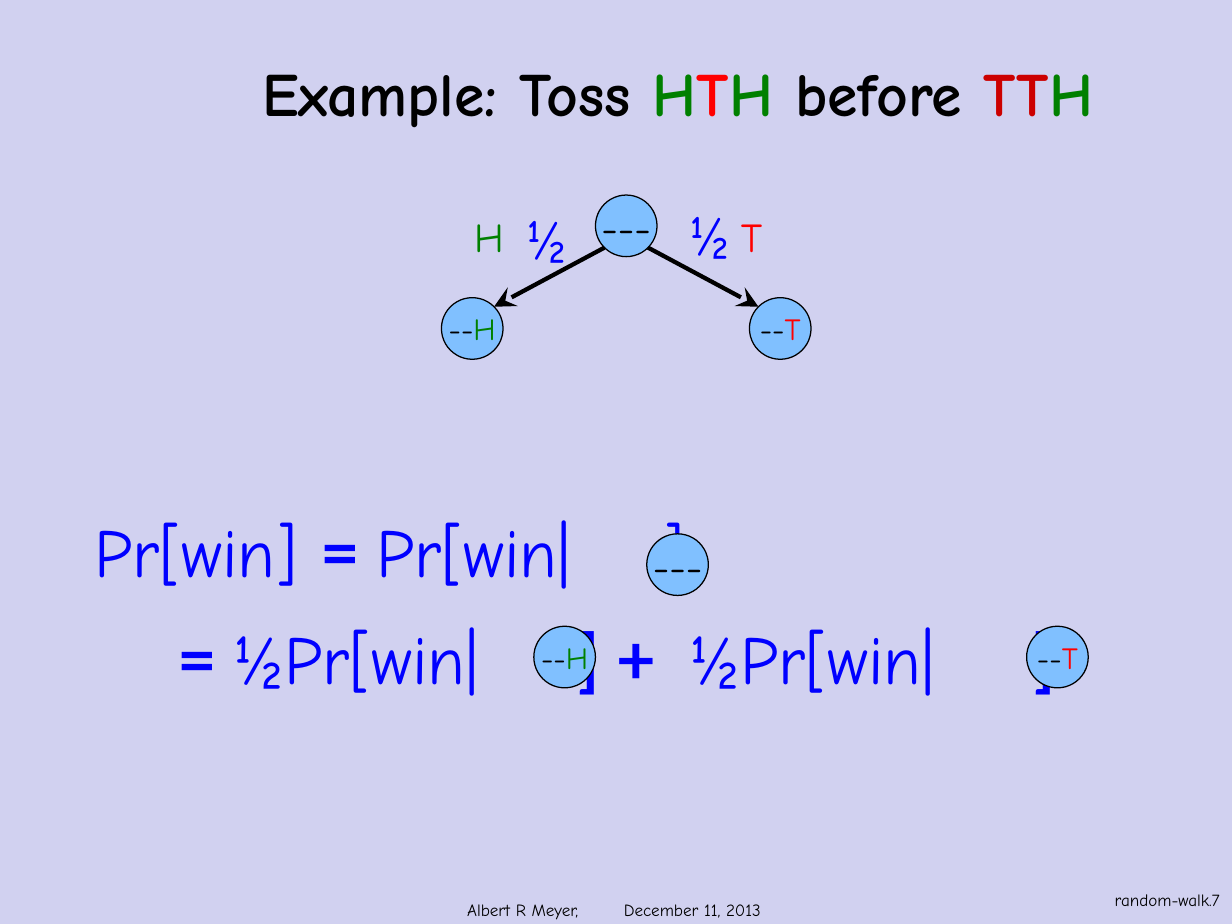
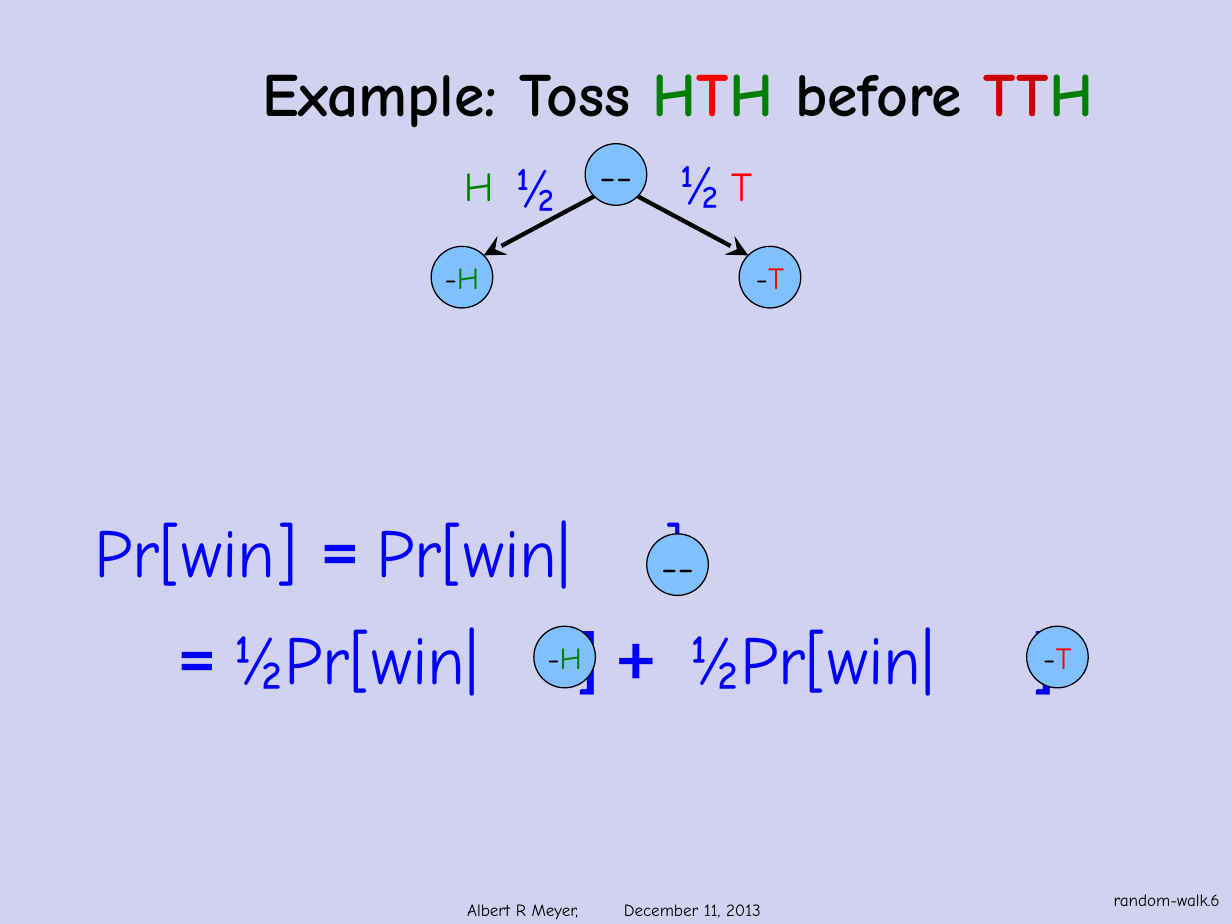
Before and after one commit to armeyer/mcs_web, a slide deck: slide 6 of fall13/slidesF13/random-walks.pptx (slide 7 before the commit). Drawn at 1232x924 pixels with LibreOffice and Linux fonts; fonts in the diff are those of the drawing; background and template pictures are left out. Boxes give left, top, right and bottom in pixels: in the first picture for what was removed or moved away, otherwise in the second. Text is boxed around its words. In the diff, an @@ line names an element or a change of style, - is before the commit and + after.

```diff
--- a/fall13/slidesF13/random-walks.pptx
+++ b/fall13/slidesF13/random-walks.pptx
@@ text in ellipse at box(585, 144, 647, 206): text changed @@
----
+--
@@ 4 texts, 3 ellipses, 2 arrows: place and size @@
-4 texts, 3 ellipses, 2 arrows at box(441, 195, 811, 360)
+4 texts, 3 ellipses, 2 arrows at box(431, 144, 801, 308)
@@ text in ellipse at box(445, 268, 480, 289): text changed @@
---H
+-H
@@ text in ellipse at box(756, 268, 784, 289): text changed @@
---T
+-T
@@ text in ellipse at box(647, 533, 708, 595): text changed @@
----
+--
@@ text in ellipse at box(547, 648, 582, 669): text changed @@
---H
+-H
@@ text in ellipse at box(1043, 648, 1071, 669): text changed @@
---T
+-T
@@ page number at box(1114, 894, 1220, 906): text changed @@
-random-walk.7
+random-walk.6
```
Also in this commit, not shown: 10 other slides changed, 1 slide added.
